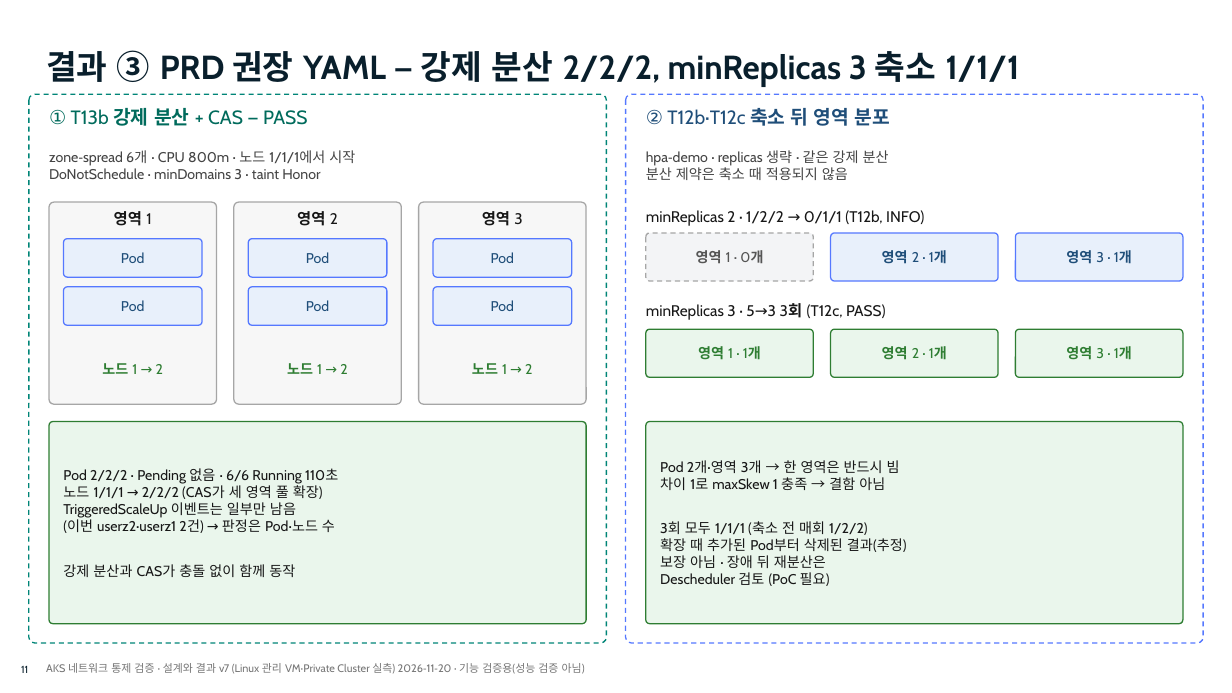
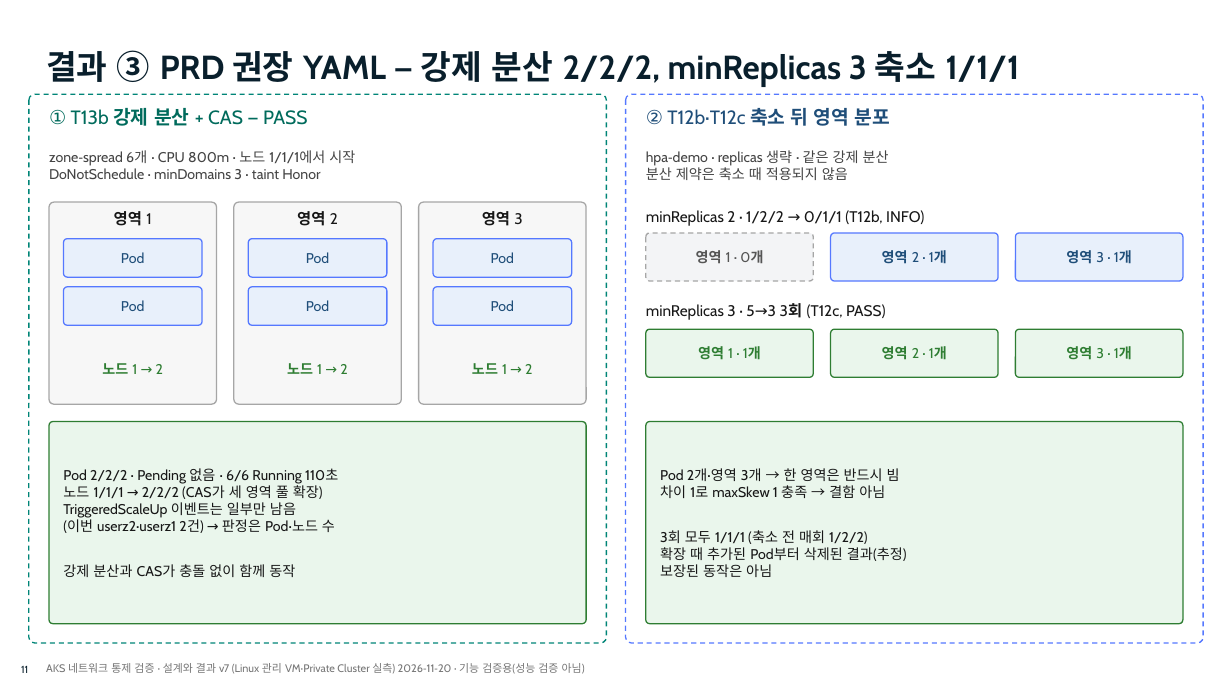
Before and after one commit to freeman9844/-aks-istio-network-test-01, a slide deck: slide 11 of deck/aksnetval-design-v7.pptx. Drawn at 1232x693 pixels with LibreOffice and Linux fonts; fonts in the diff are those of the drawing; background and template pictures are left out. Boxes give left, top, right and bottom in pixels: in the first picture for what was removed or moved away, otherwise in the second. Text is boxed around its words. In the diff, an @@ line names an element or a change of style, - is before the commit and + after.

```diff
--- a/deck/aksnetval-design-v7.pptx
+++ b/deck/aksnetval-design-v7.pptx
@@ text at (x1=660, y1=468, x2=907, y2=577): text changed @@
-Pod 2개·영역 3개 → 한 영역은 반드시 빔
-차이 1로 maxSkew 1 충족 → 결함 아님
-3회 모두 1/1/1 (축소 전 매회 1/2/2)
-확장 때 추가된 Pod부터 삭제된 결과(추정)
-보장 아님 · 장애 뒤 재분산은
-Descheduler 검토 (PoC 필요)
+Pod 2개·영역 3개 → 한 영역은 반드시 빔
+차이 1로 maxSkew 1 충족 → 결함 아님
+3회 모두 1/1/1 (축소 전 매회 1/2/2)
+확장 때 추가된 Pod부터 삭제된 결과(추정)
+보장된 동작은 아님
```
Also in this commit, not shown: 2 other slides changed, 12 other files.
